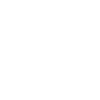
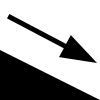
Two versions of the same layered image (100 × 100). Layer-by-layer changes:
showed group "down" (2 layers) over [0, 14, 100, 100]
painted on "Shape 1 copy 2" over [7, 14, 97, 66]
painted on "Rectangle 1 copy" over [0, 50, 100, 100]
